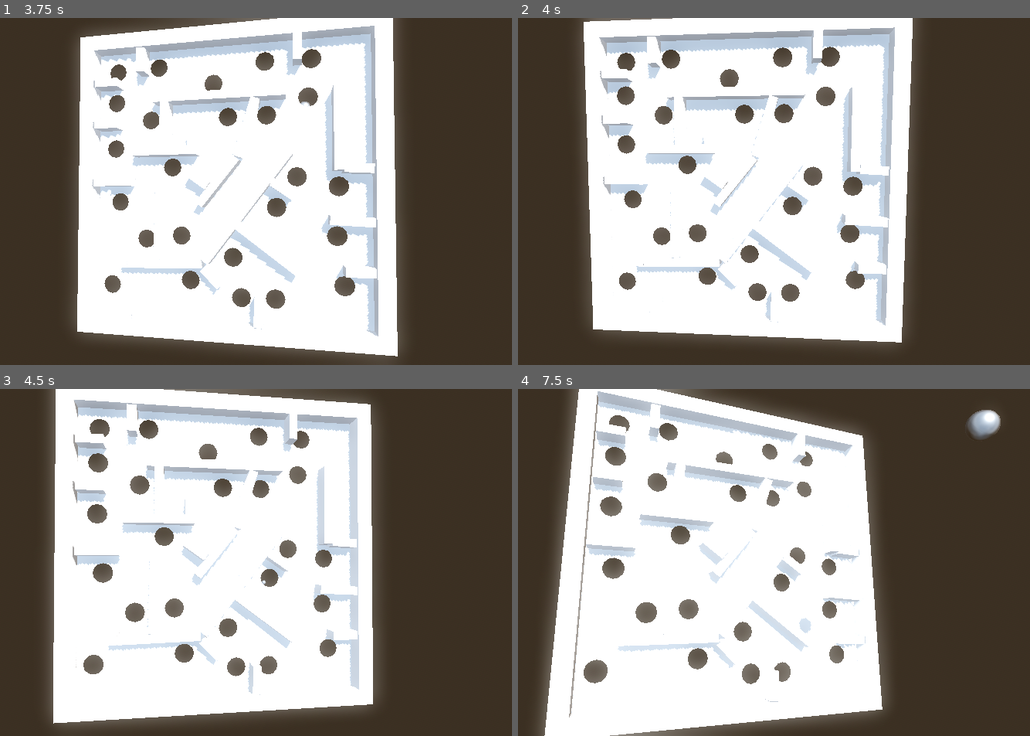
Above: before the commit, frames 1-4 (two rows, left to right).
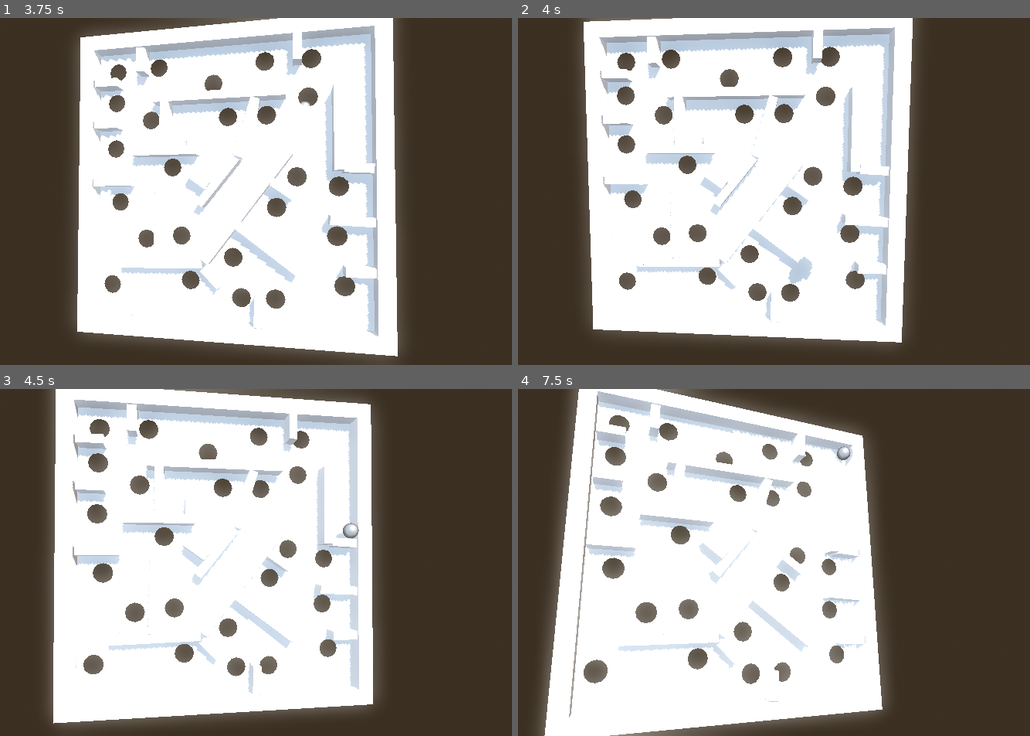
Above: after the commit, the same moments.

Repository: ChrisCrossCrash/labyrinth
Game: Godot game, scene res://scenes/game.tscn
The game is run twice, just before and just after one commit, with the same random seed, the same clock (stepped at 60 frames per second) and the same inputs.
Inputs:
- Up to frame 1 (3.75 s): hold W (forward) 0.53-2.03 s; hold Left (left) 2.03-3.53 s; hold Down (backward) from 3.53 s (still down)
- Up to frame 2 (4 s): keep holding Down (backward)
- Up to frame 3 (4.5 s): release Down (backward) at 4.28 s; hold Right (right) from 4.28 s (still down)
- Up to frame 4 (7.5 s): release Right (right) at 5.03 s; hold W (forward) 5.03-5.78 s; hold Right (right) from 5.78 s (still down)

Frame 1 is identical in both runs. In frame 2, 0.1% of the frame differs, in the area x 52-58%, y 68-77%; in frame 3, 0.1%; in frame 4, 0.6%, in the area x 54-95%, y 6-71%.

Commit message:
Decrease ball fall reset limit

Diff:
--- a/scenes/game.gd
+++ b/scenes/game.gd
@@ -10,7 +10,7 @@
 
 
 func _physics_process(_delta: float) -> void:
-    if ball.global_transform.origin.y < -10.0:
+    if ball.global_position.y < -1.0:
         _reset_ball()
 
 
